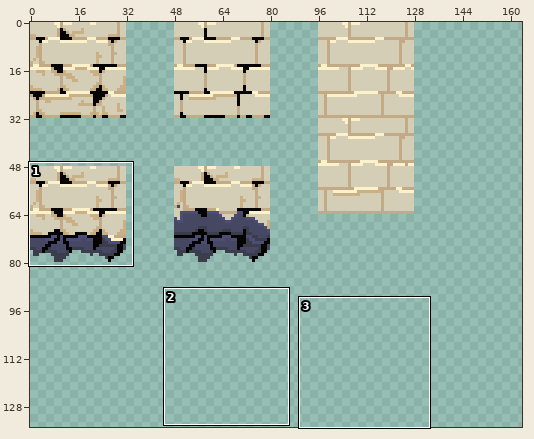
Edited in one commit: pixel-art file (platformerMario/assets/aseprite/assetszone1.aseprite). Above: a wide view before the commit, with the close-up outlined.
Close-up. The starting point:
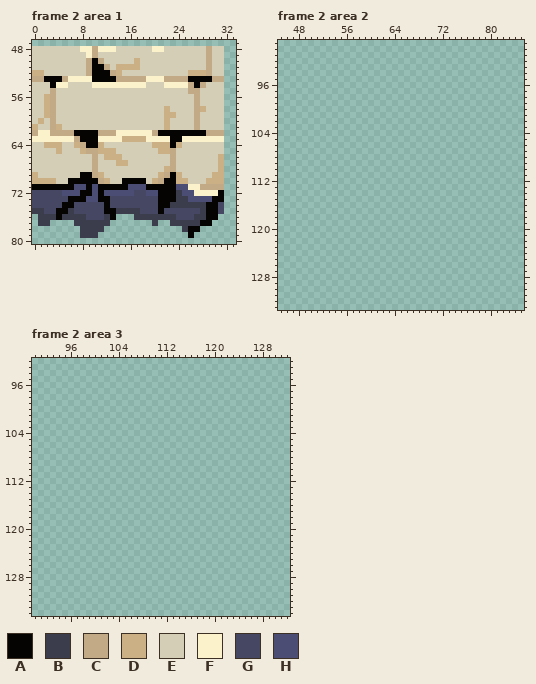
320x320 pixels, 2 frames. Colours within 5 levels of each other are drawn and written as one. Shown: frame 2 area 1: x 0..33, y 47..80; frame 2 area 2: x 45..85, y 89..133; frame 2 area 3: x 90..132, y 92..134. The wide view leaves out empty margins. The commit also changed other frames or places, which this record leaves out.
Palette (. is transparent): A #050403  B #3b3c4c  C #c1aa85  D #cbb085  E #d4ceb7  F #fbf1cb  G #464762  H #4b4d75
The result:
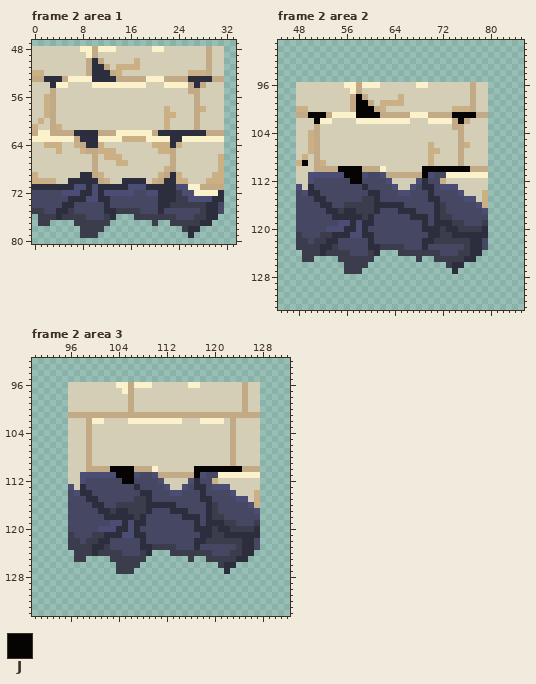
Colours new in this view: J #050403
The edit:
colour A: #050403 -> #2c2d3d
Frame 2 area 2:
y 96: x 48..79 ................................ -> EEEEEEEEFFCFFFEEEEEEFFEEEEEEECEE
y 97: x 48..79 ................................ -> EEEEEEEEEFCEEEEEEEEEEEEEEEEEECEE
y 98: x 48..79 ................................ -> EEEEEEEEECJCEEEEEDEEEEEEEEEEECEE
y 99: x 48..79 ................................ -> EEEEEEEEECJJCEDDDDEEEEEEEEEEECEE
y 100: x 48..79 ................................ -> DDEEEEEEECJJJCDEEEEEEEEEEEDDDCEE
y 101: x 48..79 ................................ -> CCJJJCFFFFJJJJCCCCCFFFCCCCJJJJCC
y 102: x 48..79 ................................ -> EEEJFFEEEEFFFFFFFFFEEEFFFFCJCEEE
y 103: x 48..79 ................................ -> EEECEEEEEEEEEEEEEEEEEEEEEECCEEEE
y 104..105: x 48..79 ................................ -> EEDCEEEEEEEEEEEEEEEEEEEEEEECEEEE
y 106: x 48..79 ................................ -> EEDCEEEEEEEEEEEEEEEEEEDEEEECDEEE
y 107: x 48..79 ................................ -> EEDCEEEEEEEEEEEEEEEEEEDDEEECEEEE
y 108: x 48..79 ................................ -> EDECEEEEEEEEEEEEEEEEEEDEEEECEEEE
y 109: x 48..79 ................................ -> DJECDEEEEEEEEEEEEEEEEEDEEEECEEEE
y 110: x 48..79 ................................ -> EEECCCCJJJJCCCFEEEEEEJJJJJJJJCCC
y 111: x 48..79 ................................ -> EEHHHHHHJJJHGGHCCCCCCJHGGFFFFFFF
y 112: x 48..79 ................................ -> EEHGGGGGGJJGGGGHEEEEHAGGDEEEEEEE
y 113: x 48..79 ................................ -> HEAGGGGGGGGAGGGGHEEHGAAGHHHEEEEE
y 114: x 48..79 ................................ -> GHAAGGGGGGGGAAGGGHHGGGAGGGGHEEED
y 115: x 48..79 ................................ -> GGGAAGGGGGGBBAGGGGGGGGAAGGGGHHED
y 116: x 48..79 ................................ -> GGGGAAGGBBBBBAAAAAGGGGGABGGGGGHD
y 117: x 48..79 ................................ -> GGGGGAABAABBBAGGGAAAGGGABGGGGGGH
y 118: x 48..79 ................................ -> GGGGGGAAAAABAGGGGGGAAAGABBGGGGGG
y 119: x 48..79 ................................ -> GGGGGGGHHAHAAGGGGGGGGAGAAABBGGGB
y 120: x 48..79 ................................ -> GGGGGHHHAAHAGGGGGGGGGAAABAABBBBA
y 121: x 48..79 ................................ -> BGGGBBAAAHHAAGGGGGGGGGAABBAAAAAA
y 122: x 48..79 ................................ -> BBGBBAAGGGGGAGGGGGGGGAABBBBBBAAG
y 123: x 48..79 ................................ -> BBBBAABGGGGGAABBBBGGGAGGGGGGBAAG
y 124: x 49..61 ............. -> BBBABBBBGGGBA; x 65..78 .............. -> BBBBBBBGGGBBAA
y 125: x 49..50 .. -> BB; x 55..60 ...... -> BBBBBB; x 68 . -> B; x 71..77 ....... -> BBBBBAA
y 126: x 56..59 .... -> BBBB; x 73..75 ... -> BAA
y 127: x 56..58 ... -> BBB; x 74 . -> A
Frame 2 area 3:
y 96: x 96..127 ................................ -> EEEEEEEEFFCFFFEEEEEEFFEEEEEEECEE
y 97: x 96..127 ................................ -> EEEEEEEEEFCEEEEEEEEEEEEEEEEEECEE
y 98..100: x 96..127 ................................ -> EEEEEEEEEECEEEEEEEEEEEEEEEEEECEE
y 101: x 96..127 ................................ -> CCCCCCCCCCCCCCCCCCCCCCCCCCCCCCCC
y 102: x 96..127 ................................ -> EEECFFEEEEFFFFFFFFFEEEFFFFECEEEE
y 103..109: x 96..127 ................................ -> EEECEEEEEEEEEEEEEEEEEEEEEEECEEEE
y 110: x 96..127 ................................ -> EEECCCCJJJJCCCFEEEEEEJJJJJJJJCCC
y 111: x 96..127 ................................ -> EEHHHHHHJJJHGGHCCCCCCJHGGFFFFFFF
y 112: x 96..127 ................................ -> EEHGGGGGGJJGGGGHEEEEHAGGDEEEEEEE
y 113: x 96..127 ................................ -> HEAGGGGGGGGAGGGGHEEHGAAGHHHEEEEE
y 114: x 96..127 ................................ -> GHAAGGGGGGGGAAGGGHHGGGAGGGGHEEED
y 115: x 96..127 ................................ -> GGGAAGGGGGGBBAGGGGGGGGAAGGGGHHED
y 116: x 96..127 ................................ -> GGGGAAGGBBBBBAAAAAGGGGGABGGGGGHD
y 117: x 96..127 ................................ -> GGGGGAABAABBBAGGGAAAGGGABGGGGGGH
y 118: x 96..127 ................................ -> GGGGGGAAAAABAGGGGGGAAAGABBGGGGGG
y 119: x 96..127 ................................ -> GGGGGGGHHAHAAGGGGGGGGAGAAABBGGGB
y 120: x 96..127 ................................ -> GGGGGHHHAAHAGGGGGGGGGAAABAABBBBA
y 121: x 96..127 ................................ -> BGGGBBAAAHHAAGGGGGGGGGAABBAAAAAA
y 122: x 96..127 ................................ -> BBGBBAAGGGGGAGGGGGGGGAABBBBBBAAG
y 123: x 96..127 ................................ -> BBBBAABGGGGGAABBBBGGGAGGGGGGBAAG
y 124: x 97..109 ............. -> BBBABBBBGGGBA; x 113..126 .............. -> BBBBBBBGGGBBAA
y 125: x 97..98 .. -> BB; x 103..108 ...... -> BBBBBB; x 116 . -> B; x 119..125 ....... -> BBBBBAA
y 126: x 104..107 .... -> BBBB; x 121..123 ... -> BAA
y 127: x 104..106 ... -> BBB; x 122 . -> A
Boxes around the changes in both close-ups, in picture pixels (x1, y1, x2, y2):
changed: (92, 58, 116, 82)
changed: (44, 76, 62, 88)
changed: (188, 76, 212, 88)
changed: (74, 130, 98, 148)
changed: (158, 130, 206, 148)
changed: (32, 172, 224, 238)
added: (296, 82, 488, 274)
added: (68, 382, 260, 574)
